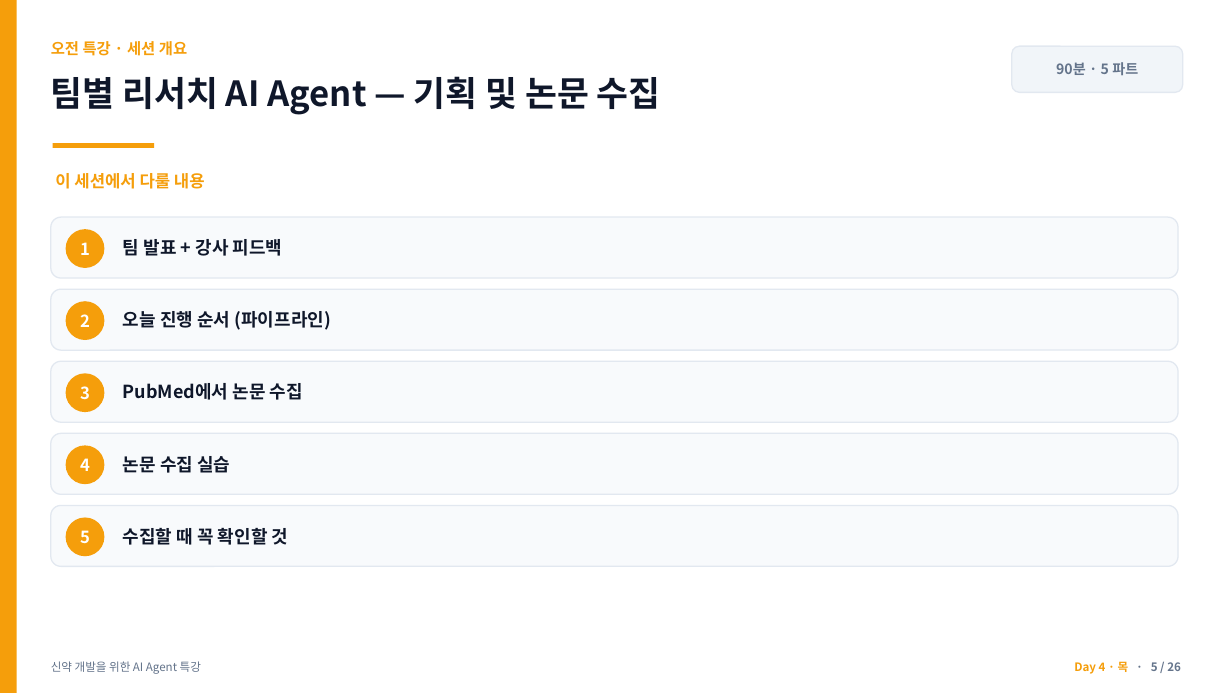
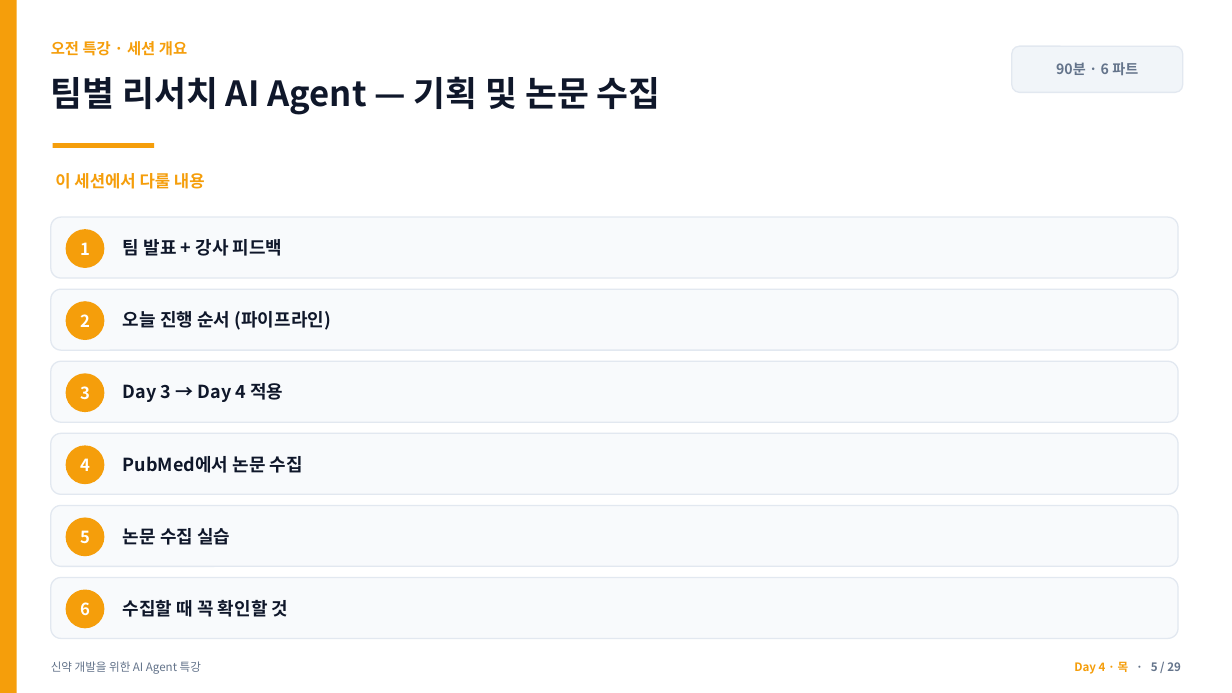
Before and after one commit to jyshin-22/wku-ai-agent-program, a slide deck: slide 5 of slides/day4.pptx. Drawn at 1232x693 pixels with LibreOffice and Linux fonts; fonts in the diff are those of the drawing. Boxes give left, top, right and bottom in pixels: in the first picture for what was removed or moved away, otherwise in the second. Text is boxed around its words. In the diff, an @@ line names an element or a change of style, - is before the commit and + after.

```diff
--- a/slides/day4.pptx
+++ b/slides/day4.pptx
@@ text at <box>1056,62,1138,75</box>: text changed @@
-90분 · 5 파트
+90분 · 6 파트
@@ text at <box>123,383,283,402</box>: text changed @@
-PubMed에서 논문 수집
+Day 3 → Day 4 적용
@@ text at <box>123,456,303,473</box>: text changed @@
-논문 수집 실습
+PubMed에서 논문 수집
@@ text added at <box>123,528,230,545</box>, 14 pt, text #0F172A, bold @@
+논문 수집 실습
@@ rounded rectangle added at <box>51,578,1178,639</box>, fill #F8FAFC, outline #E2E8F0 1 pt @@
@@ ellipse added at <box>66,590,104,628</box>, fill #F59E0B @@
@@ text "수집할 때 꼭 확인할 것": place and size @@
-text "수집할 때 꼭 확인할 것" at <box>123,528,289,545</box>
+text "수집할 때 꼭 확인할 것" at <box>123,600,289,617</box>
@@ text added at <box>80,602,90,616</box>, 13 pt, text #FFFFFF, bold @@
+6
```
Also in this commit, not shown: 25 other slides changed, 3 slides added, 6 other files.
